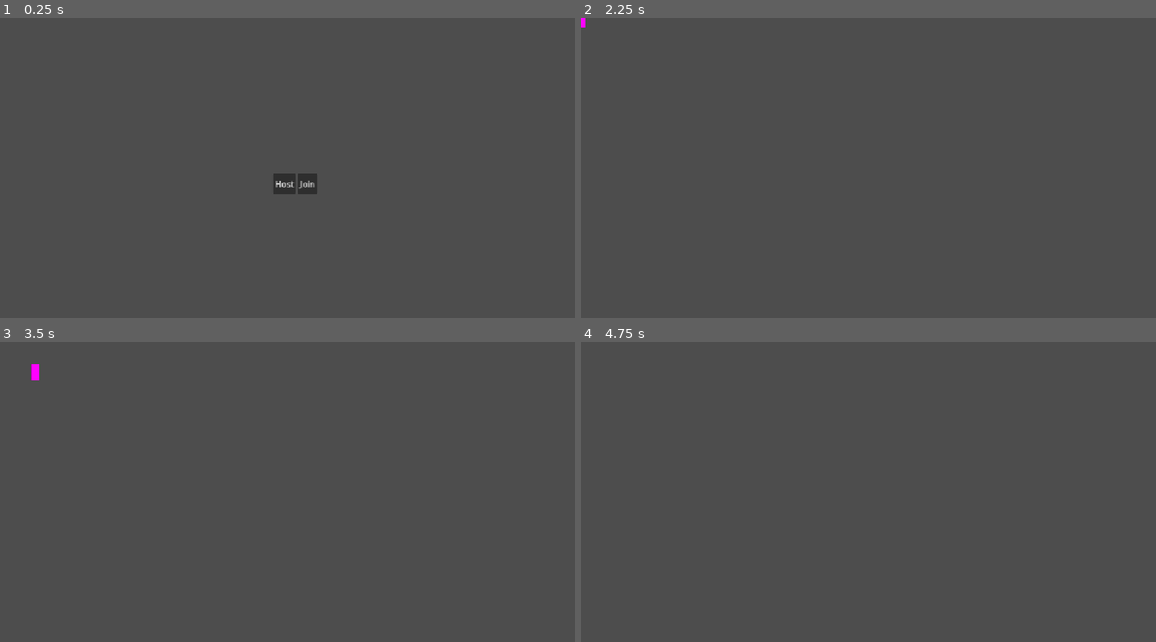
Above: before the commit, frames 1-4 (two rows, left to right).
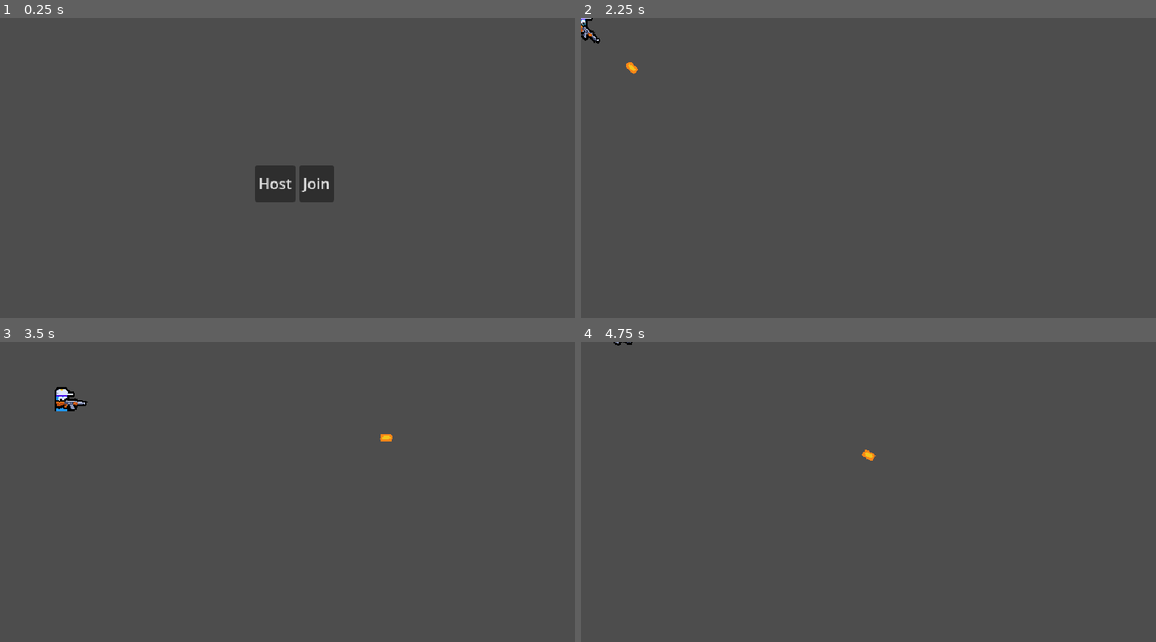
Above: after the commit, the same moments.

Repository: smarshallprice/hazmat-heroes
Game: Godot game, scene res://ui/main_menu/main_menu.tscn
Same seed, same stepped clock (60 frames per second), same inputs: the game is played once before the commit and once after it.
Inputs (mouse positions are in pixels of both pictures, inside the frame that each line leads up to):
- Up to frame 1 (0.25 s): no input
- Up to frame 2 (2.25 s): tap Enter at 0.5 s; move the mouse to (1006, 168) at 0.52 s; press the mouse at (1006, 168) at 0.53 s; hold D (move_right) 0.53-1.25 s; release the mouse at (1006, 168) at 1.25 s; click "Host" at 1.25 s; tap Space at 2 s; move the mouse to (759, 201) at 2.02 s; hold S (move_down) from 2.03 s (still down); click (759, 201) at 2.1 s
- Up to frame 3 (3.5 s): move the mouse to (356, 435) at 2.77 s; release S (move_down) at 2.78 s; press the mouse at (356, 435) at 2.78 s; hold D (move_right) from 2.78 s (still down)
- Up to frame 4 (4.75 s): move the mouse to (845, 573) at 3.52 s; release D (move_right) at 3.53 s; release the mouse at (845, 573) at 3.53 s; hold W (move_up) 3.53-4.28 s; click (845, 573) at 3.6 s; move the mouse to (1052, 558) at 4.27 s; press the mouse at (1052, 558) at 4.28 s; hold A (move_left) from 4.28 s (still down)

The runs differ from the first frame. In frame 1, 1.3% of the frame differs, in the area x 44-59%, y 49-62%; in frame 2, 0.2%; in frame 3, 0.4%; in frame 4, less than 0.1%.

Commit message:
basic bullet shooting

Diff:
--- a/component/player_input_synchronizer_component.gd
+++ b/component/player_input_synchronizer_component.gd
@@ -1,7 +1,10 @@
 class_name PlayerInputSynchronizerComponent
 extends MultiplayerSynchronizer
 
+@export var aim_root:Node2D
+
 var movement_vector := Vector2.ZERO;
+var aim_vector:Vector2 = Vector2.RIGHT;
 
 func _process(_delta: float) -> void:
     if is_multiplayer_authority():
@@ -9,3 +12,4 @@
 
 func gather_input():
     movement_vector = Input.get_vector("move_left", "move_right", "move_up", "move_down")
+    aim_vector = aim_root.global_position.direction_to(aim_root.get_global_mouse_position())
--- a/component/player_input_synchronizer_component.tscn
+++ b/component/player_input_synchronizer_component.tscn
@@ -6,6 +6,9 @@
 properties/0/path = NodePath(".:movement_vector")
 properties/0/spawn = true
 properties/0/replication_mode = 2
+properties/1/path = NodePath(".:aim_vector")
+properties/1/spawn = true
+properties/1/replication_mode = 1
 
 [node name="PlayerInputSynchronizerComponent" type="MultiplayerSynchronizer" unique_id=348382715]
 root_path = NodePath(".")
--- /dev/null
+++ b/entities/bullet/bullet.gd
@@ -0,0 +1,14 @@
+class_name Bullet
+extends Node2D
+
+const SPEED: int = 600
+
+var direction: Vector2
+
+
+func _process(delta: float) -> void:
+    global_position += direction * SPEED * delta
+
+func start(direction:Vector2):
+    self.direction = direction
+    rotation = direction.angle()
--- /dev/null
+++ b/entities/bullet/bullet.tscn
@@ -0,0 +1,10 @@
+[gd_scene format=3 uid="uid://bpomv1fpftth5"]
+
+[ext_resource type="Script" uid="uid://dy33n5h66h3sm" path="res://entities/bullet/bullet.gd" id="1_2kyv7"]
+[ext_resource type="Texture2D" uid="uid://cc53mhyftuowf" path="res://entities/bullet/bullet.png" id="1_78c8h"]
+
+[node name="Bullet" type="Node2D" unique_id=2006931194]
+script = ExtResource("1_2kyv7")
+
+[node name="Sprite2D" type="Sprite2D" parent="." unique_id=1758365165]
+texture = ExtResource("1_78c8h")
--- a/entities/player/player.gd
+++ b/entities/player/player.gd
@@ -3,18 +3,33 @@
 extends CharacterBody2D
 
 @onready var player_input_syncronizer_component:PlayerInputSynchronizerComponent = $PlayerInputSynchronizerComponent
+@onready var weapon_root:Node2D = $WeaponRoot
+
+var bullet_scene:PackedScene = preload("uid://bpomv1fpftth5")
+
 # we need this because when we spawn the player via the network spawn, the Synchronizer component is null because this the player node is not yet added to scene tree
 var input_multiplayer_authority:int
 
 func _ready():
-    player_input_syncronizer_component.set_multiplayer_authority(input_multiplayer_authority);
+	player_input_syncronizer_component.set_multiplayer_authority(input_multiplayer_authority);
 
-    #Disable this node if this is not the multiplayer authority
-    set_process(is_multiplayer_authority())
-    pass
+
+func _input(event: InputEvent) -> void:
+	if event.is_action_pressed("attack"):
+		create_bullet()
+
 
 func _process(delta: float) -> void:
-    # var movement_vector = Input.get_vector("move_left", "move_right", "move_up", "move_down")
-    # velocity = movement_vector * 200 #pixels per second
-    velocity = player_input_syncronizer_component.movement_vector * 100;
-    move_and_slide()
+	weapon_root.look_at(weapon_root.global_position + player_input_syncronizer_component.aim_vector)
+	#as if of now, this is only the server. The client only as authority over input synchronizer
+	if is_multiplayer_authority():
+		velocity = player_input_syncronizer_component.movement_vector * 100
+		move_and_slide()
+
+func  create_bullet():
+	var bullet = bullet_scene.instantiate() as Bullet
+	bullet.global_position = weapon_root.global_position
+	get_parent().add_child(bullet)
+	bullet.start(player_input_syncronizer_component.aim_vector)
+
+	#get_tree().current_scene.add_child(bullet)
--- a/entities/player/player.tscn
+++ b/entities/player/player.tscn
@@ -2,14 +2,13 @@
 
 [ext_resource type="Script" uid="uid://dhnqffvmmc2p3" path="res://entities/player/player.gd" id="1_symyc"]
 [ext_resource type="PackedScene" uid="uid://dserp3ol28j2h" path="res://component/player_input_synchronizer_component.tscn" id="2_abrql"]
+[ext_resource type="Texture2D" uid="uid://cc0u1dn2lq14h" path="res://entities/player/player-medium.png" id="3_bls4j"]
+[ext_resource type="Texture2D" uid="uid://64wwmy05l1fo" path="res://entities/player/rifle.png" id="4_fkugw"]
 
 [sub_resource type="SceneReplicationConfig" id="SceneReplicationConfig_abrql"]
 properties/0/path = NodePath(".:global_position")
 properties/0/spawn = true
 properties/0/replication_mode = 1
-
-[sub_resource type="PlaceholderTexture2D" id="PlaceholderTexture2D_12j5o"]
-size = Vector2(18, 32)
 
 [sub_resource type="CircleShape2D" id="CircleShape2D_12j5o"]
 
@@ -17,14 +16,25 @@
 collision_layer = 0
 script = ExtResource("1_symyc")
 
-[node name="PlayerInputSynchronizerComponent" parent="." unique_id=348382715 instance=ExtResource("2_abrql")]
+[node name="PlayerInputSynchronizerComponent" parent="." unique_id=348382715 node_paths=PackedStringArray("aim_root") instance=ExtResource("2_abrql")]
+aim_root = NodePath("../WeaponRoot")
 
 [node name="MultiplayerSynchronizer" type="MultiplayerSynchronizer" parent="." unique_id=1425543900]
 replication_config = SubResource("SceneReplicationConfig_abrql")
 
 [node name="Sprite2D" type="Sprite2D" parent="." unique_id=787258821]
-position = Vector2(0, -16)
-texture = SubResource("PlaceholderTexture2D_12j5o")
+texture = ExtResource("3_bls4j")
+centered = false
+offset = Vector2(-9, -26)
+
+[node name="WeaponRoot" type="Node2D" parent="." unique_id=542181546]
+position = Vector2(0, -9)
+
+[node name="Sprite2D" type="Sprite2D" parent="WeaponRoot" unique_id=1279291452]
+position = Vector2(6, 0)
+texture = ExtResource("4_fkugw")
+centered = false
+offset = Vector2(-15, -6)
 
 [node name="CollisionShape2D" type="CollisionShape2D" parent="." unique_id=730989961]
 position = Vector2(0, -10)
--- a/project.godot
+++ b/project.godot
@@ -17,8 +17,11 @@
 
 [display]
 
-window/stretch/mode="canvas_items"
-window/stretch/aspect="expand"
+window/size/viewport_width=640
+window/size/viewport_height=360
+window/size/window_width_override=1280
+window/size/window_height_override=720
+window/stretch/mode="viewport"
 
 [input]
 
@@ -42,6 +45,11 @@
 "events": [Object(InputEventKey,"resource_local_to_scene":false,"resource_name":"","device":-1,"window_id":0,"alt_press …(192 unchanged characters)…
 ]
 }
+attack={
+"deadzone": 0.2,
+"events": [Object(InputEventMouseButton,"resource_local_to_scene":false,"resource_name":"","device":-1,"window_id":0,"alt_pressed":false,"shift_pressed":false,"ctrl_pressed":false,"meta_pressed":false,"button_mask":1,"position":Vector2(197, 16),"global_position":Vector2(206, 64),"factor":1.0,"button_index":1,"canceled":false,"pressed":true,"double_click":false,"script":null)
+]
+}
 
 [physics]
 
@@ -49,4 +57,5 @@
 
 [rendering]
 
+textures/canvas_textures/default_texture_filter=0
 rendering_device/driver.windows="d3d12"
Not shown, added: entities/bullet/bullet.gd.uid
Binary file added: entities/bullet/bullet.png
Not shown, added: entities/bullet/bullet.png.import
Binary file added: entities/player/player-medium.png
Not shown, added: entities/player/player-medium.png.import
Binary file added: entities/player/rifle.png
Not shown, added: entities/player/rifle.png.import
